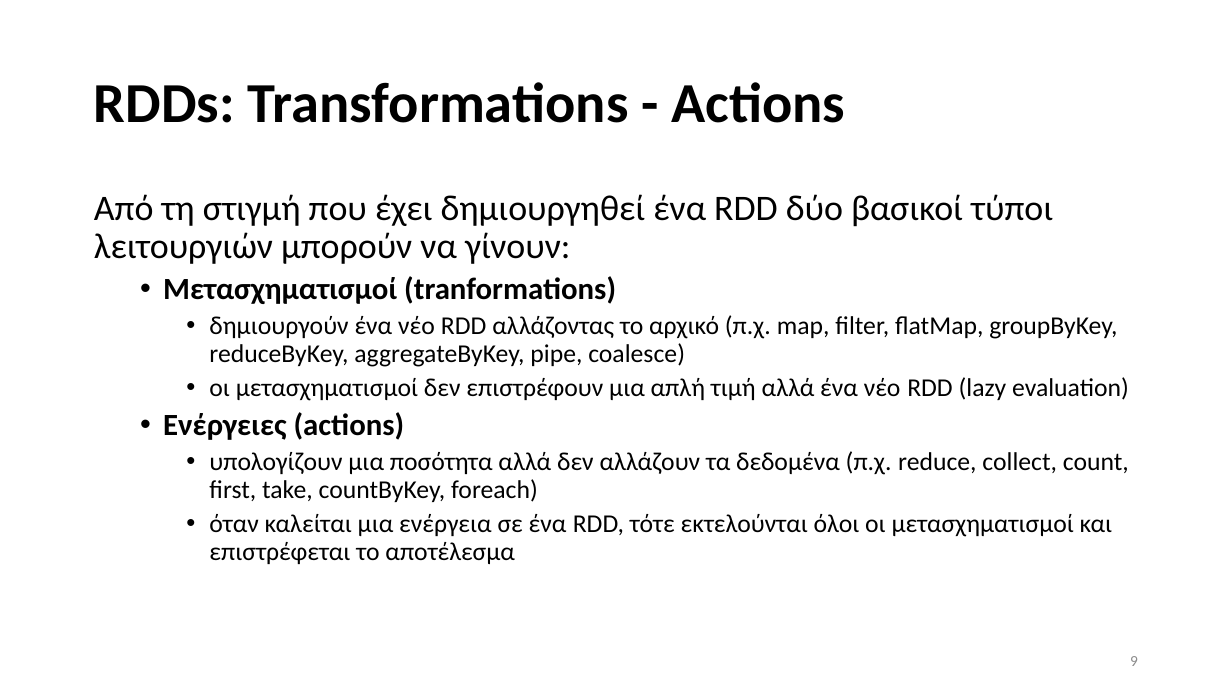
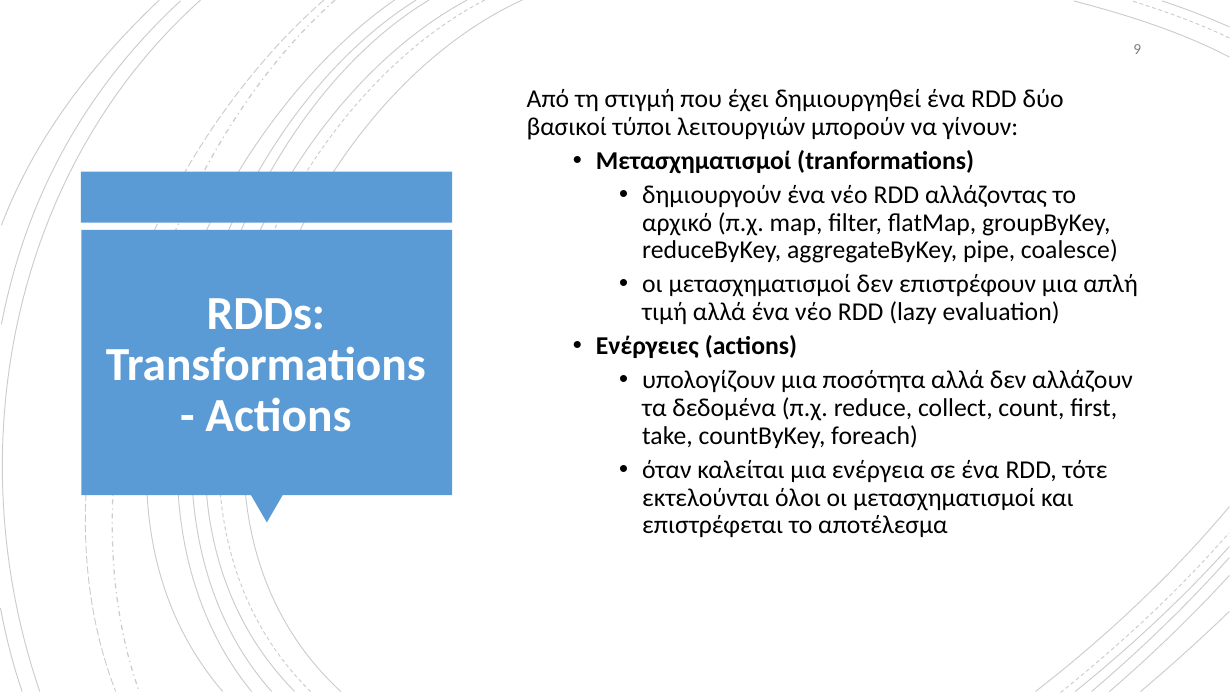
Before and after one commit to chgogos/big_data, a slide deck: slide 9 of 04. Apache Spark.pptx. Drawn at 1232x693 pixels with LibreOffice and Linux fonts; fonts in the diff are those of the drawing. Boxes give left, top, right and bottom in pixels: in the first picture for what was removed or moved away, otherwise in the second. Text is boxed around its words. In the diff, an @@ line names an element or a change of style, - is before the commit and + after.

```diff
--- a/04. Apache Spark.pptx
+++ b/04. Apache Spark.pptx
@@ group added at (x1=0, y1=0, x2=1230, y2=693): 21 freeform shapes @@
@@ page number moved from (x1=1130, y1=656, x2=1138, y2=666) to (x1=1133, y1=44, x2=1141, y2=54) @@
@@ page number at (x1=1133, y1=44, x2=1141, y2=54): text colour #8C8C8C to #808080; more space between paragraphs @@
@@ text "Από τη στιγμή που έχει ..." moved from (x1=94, y1=194, x2=1129, y2=564) to (x1=527, y1=89, x2=1137, y2=537) @@
@@ text "Από τη στιγμή που έχει ..." at (x1=527, y1=89, x2=1137, y2=537): vertical alignment top to middle @@
@@ text at (x1=527, y1=89, x2=1064, y2=358): size 28 to 20 pt in "Από τη στιγμή που έχει δημιουργηθεί ένα ..."; size 24 to 20 pt in "Μετασχηματισμοί (tranformations)", "Ενέργειες (actions)" @@
@@ rectangle added at (x1=81, y1=172, x2=453, y2=223), fill #5B9BD5 @@
@@ rectangle added at (x1=81, y1=230, x2=452, y2=495), fill #5B9BD5 @@
@@ title "RDDs: Transformations - Actions" moved from (x1=94, y1=82, x2=845, y2=123) to (x1=106, y1=298, x2=426, y2=432) @@
@@ title "RDDs: Transformations - Actions" at (x1=106, y1=298, x2=426, y2=432): size 44 to 37 pt, text colour #000000 to #FFFFFF; alignment left to centre @@
@@ triangle added at (x1=250, y1=495, x2=283, y2=523), fill #5B9BD5 @@
```
Also in this commit, not shown: 12 other slides changed, 5 other files.
